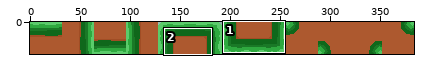
Two states of a sprite sheet, Images/Sprites.png. The picture above shows the old version from afar; the outline marks the close-up.
Close-up. The starting point:
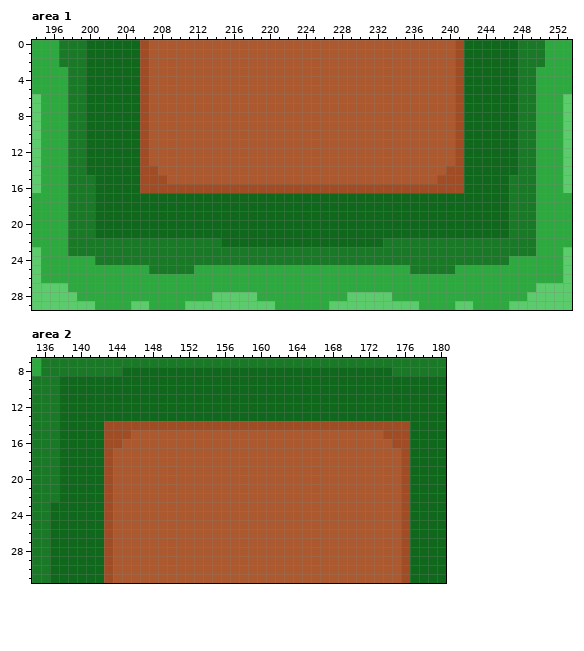
The file is 384x32 pixels. Colours within 5 levels of each other are drawn and written as one. Shown: area 1: x 194..253, y 0..29; area 2: x 135..180, y 7..31.
New version:
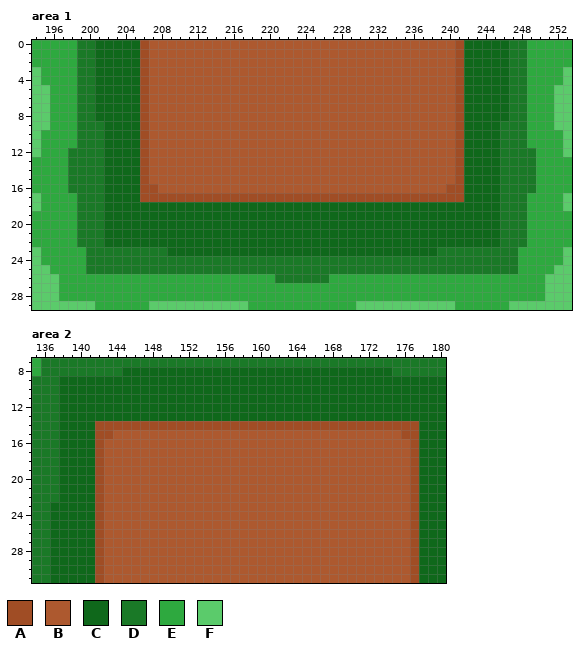
Palette (. is transparent): A #a04d25  B #ad592f  C #0f681b  D #1a7927  E #2ea93f  F #5bcb6b
Commit message: unharmonic tile fixed
From old to new:
Area 1:
y 0..2: x 197..198 DD -> EE; x 200 C -> D; x 247 C -> D; x 249..250 DD -> EE
y 3..4: x 194 E -> F; x 198 D -> E; x 200 C -> D; x 247 C -> D; x 249 D -> E; x 253 E -> F
y 5: x 194..195 EE -> FF; x 198 D -> E; x 200 C -> D; x 247 C -> D; x 249 D -> E; x 252..253 EE -> FF
y 6..8: x 195 E -> F; x 198 D -> E; x 200 C -> D; x 247 C -> D; x 249 D -> E; x 252 E -> F
y 9: x 195 E -> F; x 198 D -> E; x 200..201 CC -> DD; x 246..247 CC -> DD; x 249 D -> E; x 252 E -> F
y 10..11: x 198 D -> E; x 200..201 CC -> DD; x 246..247 CC -> DD; x 249 D -> E
y 12: x 200..201 CC -> DD; x 246..247 CC -> DD
y 13: x 194 F -> E; x 200..201 CC -> DD; x 246..247 CC -> DD; x 253 F -> E
y 14: x 194 F -> E; x 200..201 CC -> DD; x 207 A -> B; x 240 A -> B; x 246..247 CC -> DD; x 253 F -> E
y 15: x 194 F -> E; x 201 C -> D; x 207..208 AA -> BB; x 239..240 AA -> BB; x 246 C -> D; x 253 F -> E
y 16: x 194 F -> E; x 201 C -> D; x 208..239 AAAAAAAAAAAAAAAAAAAAAAAAAAAAAAAA -> BBBBBBBBBBBBBBBBBBBBBBBBBBBBBBBB; x 246 C -> D; x 253 F -> E
y 17: x 194 E -> F; x 198 D -> E; x 201 C -> D; x 206..241 CCCCCCCCCCCCCCCCCCCCCCCCCCCCCCCCCCCC -> AAAAAAAAAAAAAAAAAAAAAAAAAAAAAAAAAAAA; x 246 C -> D; x 249 D -> E; x 253 E -> F
y 18: x 194 E -> F; x 198 D -> E; x 201 C -> D; x 246 C -> D; x 249 D -> E; x 253 E -> F
y 19..21: x 198 D -> E; x 201 C -> D; x 246 C -> D; x 249 D -> E
y 22: x 198 D -> E; x 202..214 DDDDDDDDDDDDD -> CCCCCCCCCCCCC; x 233..245 DDDDDDDDDDDDD -> CCCCCCCCCCCCC; x 249 D -> E
y 23: x 198..199 DD -> EE; x 209..238 DDDDDDDDDDDDDDDDDDDDDDDDDDDDDD -> CCCCCCCCCCCCCCCCCCCCCCCCCCCCCC; x 248..249 DD -> EE
y 24: x 200 E -> D; x 247 E -> D
y 25: x 195 E -> F; x 200..206 EEEEEEE -> DDDDDDD; x 212..235 EEEEEEEEEEEEEEEEEEEEEEEE -> DDDDDDDDDDDDDDDDDDDDDDDD; x 241..247 EEEEEEE -> DDDDDDD; x 252 E -> F
y 26: x 195..196 EE -> FF; x 221..226 EEEEEE -> DDDDDD; x 251..252 EE -> FF
y 27: x 197 F -> E; x 250 F -> E
y 28: x 197..198 FF -> EE; x 214..218 FFFFF -> EEEEE; x 229..233 FFFFF -> EEEEE; x 249..250 FF -> EE
y 29: x 205..210 FFEEEE -> EEFFFF; x 218..220 FFF -> EEE; x 227..229 FFF -> EEE; x 237..242 EEEEFF -> FFFFEE
Area 2:
y 14: x 142 C -> A; x 177 C -> A
y 15: x 142 C -> A; x 144..145 AA -> BB; x 174..175 AA -> BB; x 177 C -> A
y 16: x 142..144 CAA -> ABB; x 175..177 AAC -> BBA
y 17..31: x 142..143 CA -> AB; x 176..177 AC -> BA
Changed places in both close-ups, as pixel boxes (x1, y1, x2, y2):
changed: (32, 40, 572, 310)
changed: (95, 421, 131, 583)
changed: (383, 421, 419, 583)
